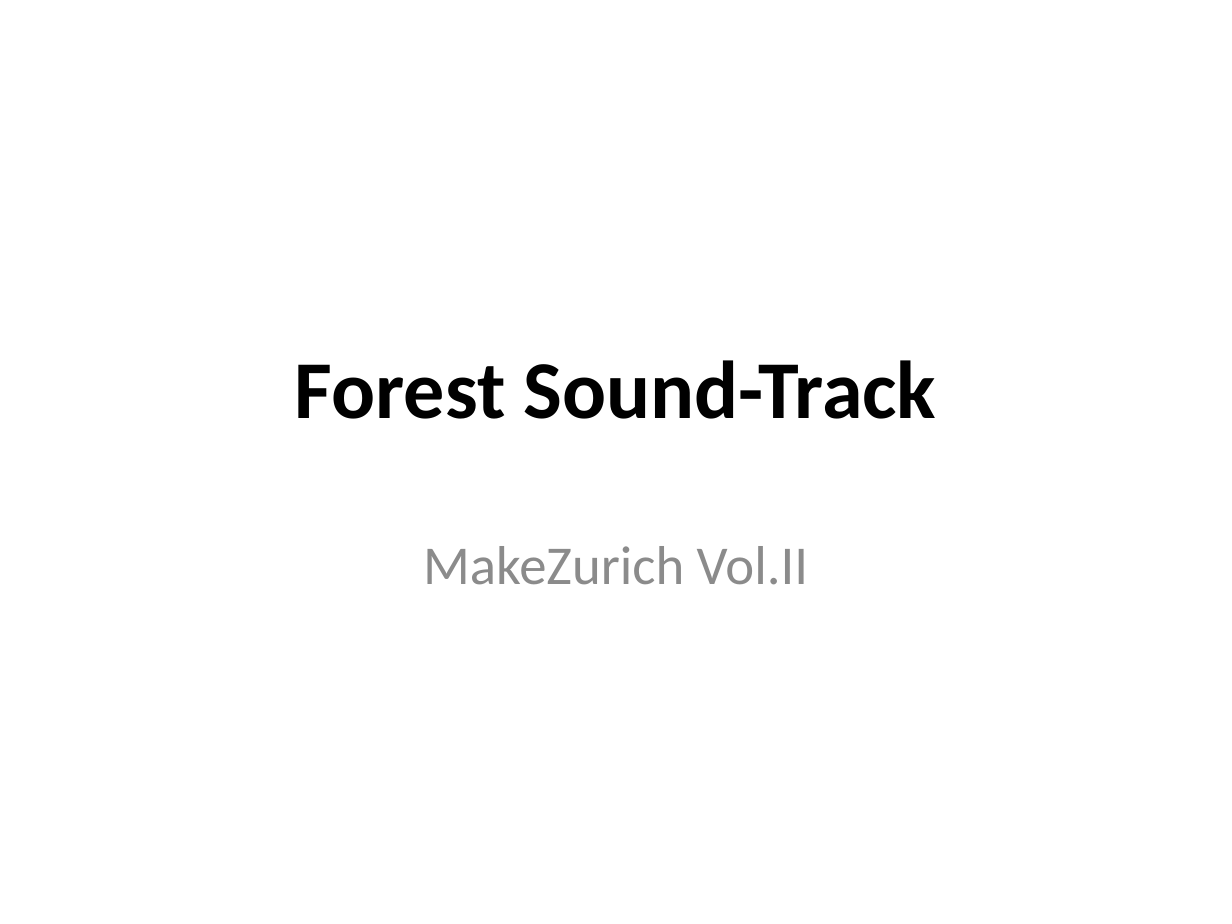
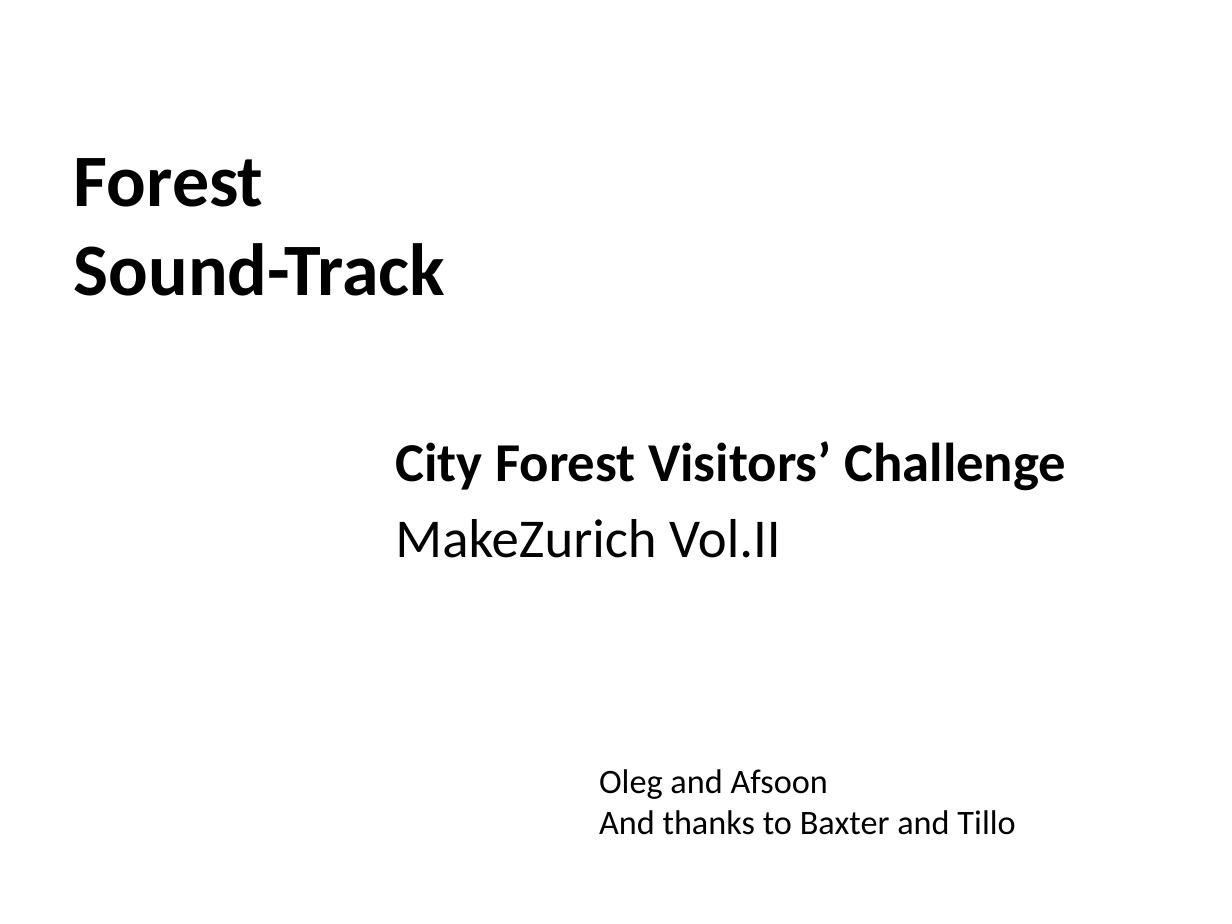
Before and after one commit to loleg/mz-forest-sound-track, a slide deck: slide 1 of Forest Sound-Track.pptx. Drawn at 1232x924 pixels with LibreOffice and Linux fonts; fonts in the diff are those of the drawing. Boxes give left, top, right and bottom in pixels: in the first picture for what was removed or moved away, otherwise in the second. Text is boxed around its words. In the diff, an @@ line names an element or a change of style, - is before the commit and + after.

```diff
--- a/Forest Sound-Track.pptx
+++ b/Forest Sound-Track.pptx
@@ text "City Forest Visitors’ Challenge": place and size @@
-text "City Forest Visitors’ Challenge" at (423, 546, 808, 585)
+text "City Forest Visitors’ Challenge" at (395, 441, 1066, 558)
@@ title "Forest Sound-Track": place and size @@
-title "Forest Sound-Track" at (295, 360, 936, 419)
+title "Forest Sound-Track" at (74, 158, 445, 296)
@@ title "Forest Sound-Track" at (74, 158, 445, 296): size 48 to 43.2 pt; alignment centre to left; vertical alignment middle to bottom @@
@@ text at (395, 441, 1066, 491): paragraph added @@
+City Forest Visitors’ Challenge
@@ text at (395, 519, 780, 558): text colour #8C8C8C to #000000 in "MakeZurich Vol.II"; alignment centre to left; indent changed @@
@@ text added at (599, 769, 1015, 835), 20 pt, text #000000 @@
+Oleg and Afsoon
+And thanks to Baxter and Tillo
```
Also in this commit, not shown: 3 other slides changed, 2 slides added, 2 slides removed, 1 other file.
